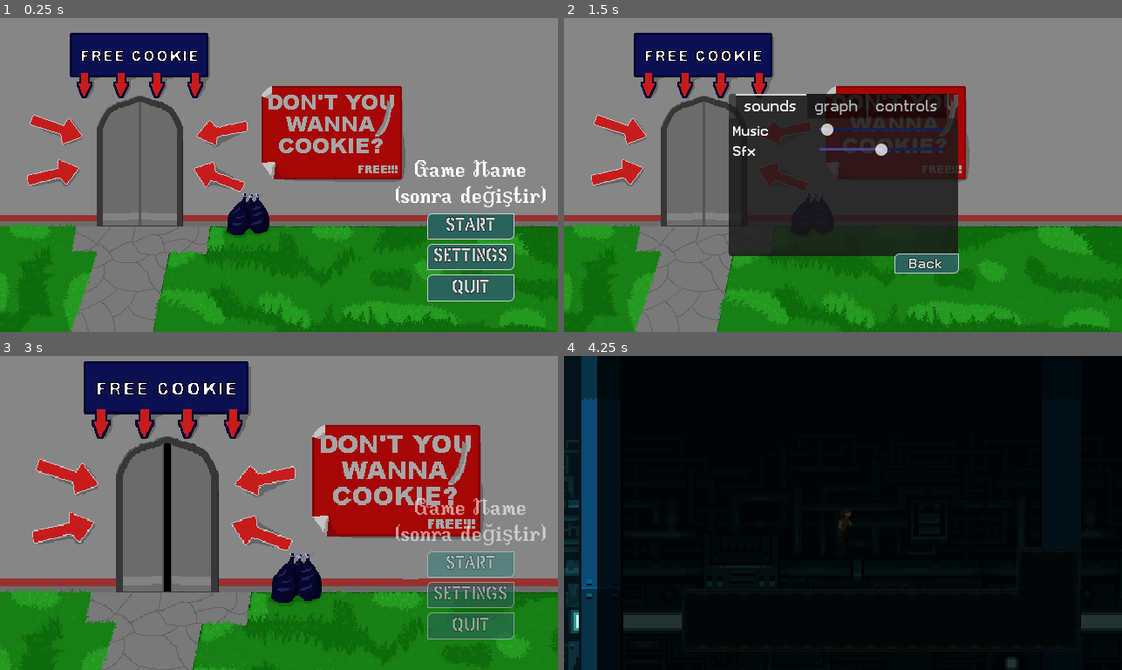
Above: before the commit, frames 1-4 (two rows, left to right).
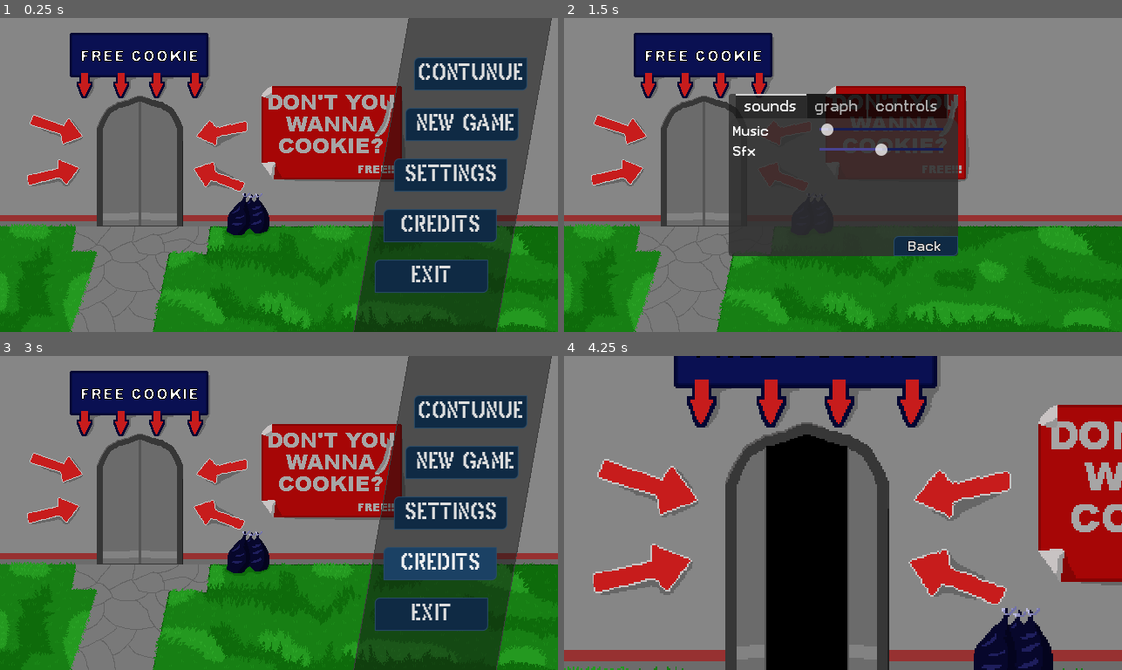
Above: after the commit, the same moments.

Repository: Buraka12/Die-For-Cookie
Game: Godot game, scene res://Scenes/main_menu.tscn
Two runs of this game, one before a commit and one after it. Both use one fixed random seed, a clock stepped at 60 frames per second and the inputs below.
Inputs (mouse positions are in pixels of both pictures, inside the frame that each line leads up to):
- Up to frame 1 (0.25 s): no input
- Up to frame 2 (1.5 s): click (1032, 74) at 0.5 s, where only the run after the commit has a clickable "Contunue"; click "Settings" at 1.25 s
- Up to frame 3 (3 s): click "Back" at 2 s; click (440, 563) at 2.75 s, where only the run after the commit has a clickable "Credits"
- Up to frame 4 (4.25 s): click (1027, 462) at 3.5 s, where only the run after the commit has a clickable "New Game"

The runs differ from the first frame. In frame 1, 26% of the frame differs, in the area x 63-99%, y 0-100%; in frame 2, 1.3%; in frame 3, 57%; in frame 4, 89%, in the area x 0-100%, y 0-100%.

Commit message:
Revamp main menu and pause menu UI structure
Reorganized main menu buttons into a new panel with updated styles, added 'Continue', 'New Game', 'Credits', and 'Exit' buttons, and removed the old 'Buttons&Label' container. Updated signal connections and script methods to match new button names. In pause menu, removed the 'Save' button and related code, and adjusted UI layout for consistency.

Diff:
--- a/Scenes/main_menu.tscn
+++ b/Scenes/main_menu.tscn
@@ -1,9 +1,8 @@
-[gd_scene load_steps=43 format=3 uid="uid://coo2ey1o15ejr"]
+[gd_scene load_steps=51 format=3 uid="uid://coo2ey1o15ejr"]
 
 [ext_resource type="Script" path="res://Scripts/main_menu.gd" id="1_n0q02"]
 [ext_resource type="Texture2D" uid="uid://d124r07tn8xcp" path="res://Assets/MainManuBakcground.png" id="2_p7xvr"]
 [ext_resource type="FontFile" uid="uid://lg7fhp7gjej" path="res://Assets/Fonts/videotype.ttf" id="3_2x58b"]
-[ext_resource type="FontFile" uid="uid://nbm826r7lfx7" path="res://Assets/Fonts/BirchLeaf.ttf" id="3_q57cy"]
 [ext_resource type="FontFile" uid="uid://0tf8qy53t5ie" path="res://Assets/Fonts/PixelArmy.ttf" id="4_hg1ii"]
 [ext_resource type="Script" path="res://Scripts/music.gd" id="4_ya1pm"]
 [ext_resource type="Script" path="res://Scripts/sfx.gd" id="5_rip41"]
@@ -25,38 +24,38 @@
 tracks/1/type = "value"
 tracks/1/imported = false
 tracks/1/enabled = true
-tracks/1/path = NodePath("Buttons&Label:modulate")
+tracks/1/path = NodePath("AnimatedSprite2D:scale")
 tracks/1/interp = 1
 tracks/1/loop_wrap = true
 tracks/1/keys = {
 "times": PackedFloat32Array(0),
 "transitions": PackedFloat32Array(1),
 "update": 0,
-"values": [Color(1, 1, 1, 1)]
+"values": [Vector2(1, 1)]
 }
 tracks/2/type = "value"
 tracks/2/imported = false
 tracks/2/enabled = true
-tracks/2/path = NodePath("AnimatedSprite2D:scale")
+tracks/2/path = NodePath("AnimatedSprite2D:position")
 tracks/2/interp = 1
 tracks/2/loop_wrap = true
 tracks/2/keys = {
 "times": PackedFloat32Array(0),
 "transitions": PackedFloat32Array(1),
 "update": 0,
-"values": [Vector2(1, 1)]
+"values": [Vector2(320, 180)]
 }
 tracks/3/type = "value"
 tracks/3/imported = false
 tracks/3/enabled = true
-tracks/3/path = NodePath("AnimatedSprite2D:position")
+tracks/3/path = NodePath("Buttons:modulate")
 tracks/3/interp = 1
 tracks/3/loop_wrap = true
 tracks/3/keys = {
 "times": PackedFloat32Array(0),
 "transitions": PackedFloat32Array(1),
 "update": 0,
-"values": [Vector2(320, 180)]
+"values": [Color(1, 1, 1, 1)]
 }
 
 [sub_resource type="Animation" id="Animation_uigbl"]
@@ -80,38 +79,38 @@
 tracks/0/type = "value"
 tracks/0/imported = false
 tracks/0/enabled = true
-tracks/0/path = NodePath("Buttons&Label:modulate")
+tracks/0/path = NodePath("AnimatedSprite2D:scale")
 tracks/0/interp = 1
 tracks/0/loop_wrap = true
 tracks/0/keys = {
-"times": PackedFloat32Array(0, 0.4),
-"transitions": PackedFloat32Array(1, 1),
+"times": PackedFloat32Array(0, 0.6, 1.2),
+"transitions": PackedFloat32Array(1, 1, 1),
 "update": 0,
-"values": [Color(1, 1, 1, 1), Color(1, 1, 1, 0)]
+"values": [Vector2(1, 1), Vector2(1.7, 1.7), Vector2(3.5, 3.5)]
 }
 tracks/1/type = "value"
 tracks/1/imported = false
 tracks/1/enabled = true
-tracks/1/path = NodePath("AnimatedSprite2D:scale")
+tracks/1/path = NodePath("AnimatedSprite2D:position")
 tracks/1/interp = 1
 tracks/1/loop_wrap = true
 tracks/1/keys = {
 "times": PackedFloat32Array(0, 0.6, 1.2),
 "transitions": PackedFloat32Array(1, 1, 1),
 "update": 0,
-"values": [Vector2(1, 1), Vector2(1.7, 1.7), Vector2(3.5, 3.5)]
+"values": [Vector2(320, 180), Vector2(544, 254), Vector2(883, 212)]
 }
 tracks/2/type = "value"
 tracks/2/imported = false
 tracks/2/enabled = true
-tracks/2/path = NodePath("AnimatedSprite2D:position")
+tracks/2/path = NodePath("Buttons:modulate")
 tracks/2/interp = 1
 tracks/2/loop_wrap = true
 tracks/2/keys = {
-"times": PackedFloat32Array(0, 0.6, 1.2),
-"transitions": PackedFloat32Array(1, 1, 1),
+"times": PackedFloat32Array(0, 0.3),
+"transitions": PackedFloat32Array(1, 1),
 "update": 0,
-"values": [Vector2(320, 180), Vector2(544, 254), Vector2(883, 212)]
+"values": [Color(1, 1, 1, 1), Color(1, 1, 1, 0)]
 }
 
 [sub_resource type="AnimationLibrary" id="AnimationLibrary_yflxl"]
@@ -254,6 +253,13 @@
 "name": &"opening",
 "speed": 16.0
 }]
+
+[sub_resource type="StyleBoxFlat" id="StyleBoxFlat_d5tnd"]
+bg_color = Color(0.21, 0.21, 0.21, 0.670588)
+corner_radius_top_left = 10
+corner_radius_top_right = 10
+corner_radius_bottom_right = 10
+corner_radius_bottom_left = 10
 
 [sub_resource type="StyleBoxEmpty" id="StyleBoxEmpty_0x5jp"]
 
@@ -298,14 +304,64 @@
 corner_radius_top_left = 5
 corner_radius_bottom_right = 5
 
-[sub_resource type="StyleBoxFlat" id="StyleBoxFlat_vhj80"]
-bg_color = Color(0.163884, 0.388107, 0.362258, 1)
+[sub_resource type="StyleBoxFlat" id="StyleBoxFlat_imc2l"]
+bg_color = Color(0.0579071, 0.164983, 0.265162, 1)
 border_width_left = 1
 border_width_top = 1
 border_width_right = 1
 border_width_bottom = 1
+border_color = Color(0.1599, 0.293287, 0.41, 1)
 corner_radius_top_left = 5
 corner_radius_bottom_right = 5
+
+[sub_resource type="StyleBoxFlat" id="StyleBoxFlat_votjp"]
+bg_color = Color(0.0687982, 0.0687983, 0.0687982, 0.490196)
+border_width_left = 1
+border_width_top = 1
+border_width_right = 1
+border_width_bottom = 1
+border_color = Color(0.244776, 0.244776, 0.244776, 1)
+
+[sub_resource type="StyleBoxEmpty" id="StyleBoxEmpty_m57te"]
+
+[sub_resource type="StyleBoxEmpty" id="StyleBoxEmpty_5gjtv"]
+
+[sub_resource type="StyleBoxFlat" id="StyleBoxFlat_smh1s"]
+bg_color = Color(0.104488, 0.25393, 0.39394, 1)
+border_width_left = 1
+border_width_top = 1
+border_width_right = 1
+border_width_bottom = 1
+border_color = Color(0.1599, 0.293287, 0.41, 1)
+corner_radius_top_left = 5
+corner_radius_bottom_right = 5
+
+[sub_resource type="StyleBoxFlat" id="StyleBoxFlat_ylnfg"]
+bg_color = Color(0.0312974, 0.112433, 0.188798, 1)
+border_width_left = 1
+border_width_top = 1
+border_width_right = 1
+border_width_bottom = 1
+border_color = Color(0.1599, 0.293287, 0.41, 1)
+corner_radius_top_left = 5
+corner_radius_bottom_right = 5
+
+[sub_resource type="StyleBoxFlat" id="StyleBoxFlat_to106"]
+bg_color = Color(0.0579071, 0.164983, 0.265162, 1)
+border_width_left = 1
+border_width_top = 1
+border_width_right = 1
+border_width_bottom = 1
+border_color = Color(0.1599, 0.293287, 0.41, 1)
+corner_radius_top_left = 5
+corner_radius_bottom_right = 5
+
+[sub_resource type="InputEventKey" id="InputEventKey_71u8d"]
+device = -1
+keycode = 4194305
+
+[sub_resource type="Shortcut" id="Shortcut_aqj6g"]
+events = [SubResource("InputEventKey_71u8d")]
 
 [node name="Main_Menu" type="Control"]
 layout_mode = 3
@@ -330,7 +386,6 @@
 animation = &"opening"
 
 [node name="SettingsMenu" type="Panel" parent="."]
-visible = false
 layout_mode = 1
 anchors_preset = 8
 anchor_left = 0.5
@@ -349,6 +404,7 @@
 offset_right = 263.0
 offset_bottom = 186.0
 theme_override_fonts/font = ExtResource("3_2x58b")
+theme_override_styles/panel = SubResource("StyleBoxFlat_d5tnd")
 current_tab = 0
 
 [node name="sounds" type="TabBar" parent="SettingsMenu/Tabs"]
@@ -489,10 +545,10 @@
 
 [node name="Back" type="Button" parent="SettingsMenu"]
 layout_mode = 2
-offset_left = 190.0
-offset_top = 183.0
-offset_right = 264.0
-offset_bottom = 206.0
+offset_left = 188.5
+offset_top = 163.0
+offset_right = 262.5
+offset_bottom = 186.0
 size_flags_horizontal = 4
 size_flags_vertical = 6
 theme_override_constants/outline_size = 2
@@ -501,75 +557,144 @@
 theme_override_styles/focus = SubResource("StyleBoxEmpty_nswc5")
 theme_override_styles/hover = SubResource("StyleBoxFlat_lmhud")
 theme_override_styles/pressed = SubResource("StyleBoxFlat_7qpcv")
-theme_override_styles/normal = SubResource("StyleBoxFlat_vhj80")
+theme_override_styles/normal = SubResource("StyleBoxFlat_imc2l")
 text = "Back
 "
 
-[node name="Buttons&Label" type="MarginContainer" parent="."]
-layout_mode = 0
-offset_left = 444.0
-offset_top = 153.0
-offset_right = 634.0
-offset_bottom = 335.0
-theme_override_constants/margin_left = 10
-theme_override_constants/margin_top = 10
-theme_override_constants/margin_right = 10
-theme_override_constants/margin_bottom = 10
-
-[node name="VBoxContainer" type="VBoxContainer" parent="Buttons&Label"]
-layout_mode = 2
-theme_override_constants/separation = 5
-
-[node name="Game_Name" type="Label" parent="Buttons&Label/VBoxContainer"]
-layout_mode = 2
-theme_override_fonts/font = ExtResource("3_q57cy")
+[node name="Buttons" type="Panel" parent="."]
+layout_mode = 1
+anchors_preset = 15
+anchor_right = 1.0
+anchor_bottom = 1.0
+offset_left = 482.0
+offset_top = -76.0
+offset_right = 4.0
+offset_bottom = 83.0
+grow_horizontal = 2
+grow_vertical = 2
+rotation = 0.174533
+size_flags_horizontal = 4
+size_flags_vertical = 4
+theme_override_styles/panel = SubResource("StyleBoxFlat_votjp")
+
+[node name="MarginContainer" type="MarginContainer" parent="Buttons"]
+layout_mode = 1
+anchors_preset = 8
+anchor_left = 0.5
+anchor_top = 0.5
+anchor_right = 0.5
+anchor_bottom = 0.5
+offset_left = -155.647
+offset_top = -123.358
+offset_right = 96.3526
+offset_bottom = 146.642
+grow_horizontal = 2
+grow_vertical = 2
+rotation = -0.174533
+
+[node name="VBoxContainer" type="VBoxContainer" parent="Buttons/MarginContainer"]
+layout_mode = 2
+size_flags_horizontal = 4
+size_flags_vertical = 4
+theme_override_constants/separation = 20
+
+[node name="HBoxContainer" type="HBoxContainer" parent="Buttons/MarginContainer/VBoxContainer"]
+layout_mode = 2
+
+[node name="VSeparator" type="VSeparator" parent="Buttons/MarginContainer/VBoxContainer/HBoxContainer"]
+layout_mode = 2
+theme_override_constants/separation = 55
+theme_override_styles/separator = SubResource("StyleBoxEmpty_m57te")
+
+[node name="Continue" type="Button" parent="Buttons/MarginContainer/VBoxContainer/HBoxContainer"]
+custom_minimum_size = Vector2(130, 38)
+layout_mode = 2
+theme_override_fonts/font = ExtResource("4_hg1ii")
 theme_override_font_sizes/font_size = 25
-text = "Game Name
-(sonra değiştir)"
-horizontal_alignment = 1
-vertical_alignment = 1
-
-[node name="Start" type="Button" parent="Buttons&Label/VBoxContainer"]
-custom_minimum_size = Vector2(100, 28)
-layout_mode = 2
-size_flags_horizontal = 4
-size_flags_vertical = 3
-theme_override_constants/outline_size = 2
+theme_override_styles/focus = SubResource("StyleBoxEmpty_5gjtv")
+theme_override_styles/hover = SubResource("StyleBoxFlat_smh1s")
+theme_override_styles/pressed = SubResource("StyleBoxFlat_ylnfg")
+theme_override_styles/normal = SubResource("StyleBoxFlat_to106")
+shortcut = SubResource("Shortcut_aqj6g")
+text = "Contunue"
+
+[node name="HBoxContainer2" type="HBoxContainer" parent="Buttons/MarginContainer/VBoxContainer"]
+layout_mode = 2
+
+[node name="VSeparator" type="VSeparator" parent="Buttons/MarginContainer/VBoxContainer/HBoxContainer2"]
+layout_mode = 2
+theme_override_constants/separation = 45
+theme_override_styles/separator = SubResource("StyleBoxEmpty_m57te")
+
+[node name="New Game" type="Button" parent="Buttons/MarginContainer/VBoxContainer/HBoxContainer2"]
+custom_minimum_size = Vector2(130, 38)
+layout_mode = 2
 theme_override_fonts/font = ExtResource("4_hg1ii")
-theme_override_font_sizes/font_size = 20
-theme_override_styles/focus = SubResource("StyleBoxEmpty_nswc5")
-theme_override_styles/hover = SubResource("StyleBoxFlat_lmhud")
-theme_override_styles/pressed = SubResource("StyleBoxFlat_7qpcv")
-theme_override_styles/normal = SubResource("StyleBoxFlat_vhj80")
-text = "Start"
-
-[node name="Settings" type="Button" parent="Buttons&Label/VBoxContainer"]
-custom_minimum_size = Vector2(100, 28)
-layout_mode = 2
-size_flags_horizontal = 4
-size_flags_vertical = 3
-theme_override_constants/outline_size = 2
+theme_override_font_sizes/font_size = 25
+theme_override_styles/focus = SubResource("StyleBoxEmpty_5gjtv")
+theme_override_styles/hover = SubResource("StyleBoxFlat_smh1s")
+theme_override_styles/pressed = SubResource("StyleBoxFlat_ylnfg")
+theme_override_styles/normal = SubResource("StyleBoxFlat_to106")
+text = " New Game
+"
+
+[node name="HBoxContainer3" type="HBoxContainer" parent="Buttons/MarginContainer/VBoxContainer"]
+layout_mode = 2
+
+[node name="VSeparator" type="VSeparator" parent="Buttons/MarginContainer/VBoxContainer/HBoxContainer3"]
+layout_mode = 2
+theme_override_constants/separation = 32
+theme_override_styles/separator = SubResource("StyleBoxEmpty_m57te")
+
+[node name="Settings" type="Button" parent="Buttons/MarginContainer/VBoxContainer/HBoxContainer3"]
+custom_minimum_size = Vector2(130, 38)
+layout_mode = 2
 theme_override_fonts/font = ExtResource("4_hg1ii")
-theme_override_font_sizes/font_size = 20
-theme_override_styles/focus = SubResource("StyleBoxEmpty_nswc5")
-theme_override_styles/hover = SubResource("StyleBoxFlat_lmhud")
-theme_override_styles/pressed = SubResource("StyleBoxFlat_7qpcv")
-theme_override_styles/normal = SubResource("StyleBoxFlat_vhj80")
+theme_override_font_sizes/font_size = 25
+theme_override_styles/focus = SubResource("StyleBoxEmpty_5gjtv")
+theme_override_styles/hover = SubResource("StyleBoxFlat_smh1s")
+theme_override_styles/pressed = SubResource("StyleBoxFlat_ylnfg")
+theme_override_styles/normal = SubResource("StyleBoxFlat_to106")
 text = "Settings"
 
-[node name="Quit" type="Button" parent="Buttons&Label/VBoxContainer"]
-custom_minimum_size = Vector2(100, 28)
-layout_mode = 2
-size_flags_horizontal = 4
-size_flags_vertical = 3
-theme_override_constants/outline_size = 2
+[node name="HBoxContainer5" type="HBoxContainer" parent="Buttons/MarginContainer/VBoxContainer"]
+layout_mode = 2
+
+[node name="VSeparator" type="VSeparator" parent="Buttons/MarginContainer/VBoxContainer/HBoxContainer5"]
+layout_mode = 2
+theme_override_constants/separation = 20
+theme_override_styles/separator = SubResource("StyleBoxEmpty_m57te")
+
+[node name="Credits" type="Button" parent="Buttons/MarginContainer/VBoxContainer/HBoxContainer5"]
+custom_minimum_size = Vector2(130, 38)
+layout_mode = 2
 theme_override_fonts/font = ExtResource("4_hg1ii")
-theme_override_font_sizes/font_size = 20
-theme_override_styles/focus = SubResource("StyleBoxEmpty_nswc5")
-theme_override_styles/hover = SubResource("StyleBoxFlat_lmhud")
-theme_override_styles/pressed = SubResource("StyleBoxFlat_7qpcv")
-theme_override_styles/normal = SubResource("StyleBoxFlat_vhj80")
-text = "Quit"
+theme_override_font_sizes/font_size = 25
+theme_override_styles/focus = SubResource("StyleBoxEmpty_5gjtv")
+theme_override_styles/hover = SubResource("StyleBoxFlat_smh1s")
+theme_override_styles/pressed = SubResource("StyleBoxFlat_ylnfg")
+theme_override_styles/normal = SubResource("StyleBoxFlat_to106")
+text = "Credits
+"
+
+[node name="HBoxContainer4" type="HBoxContainer" parent="Buttons/MarginContainer/VBoxContainer"]
+layout_mode = 2
+
+[node name="VSeparator" type="VSeparator" parent="Buttons/MarginContainer/VBoxContainer/HBoxContainer4"]
+layout_mode = 2
+theme_override_constants/separation = 10
+theme_override_styles/separator = SubResource("StyleBoxEmpty_m57te")
+
+[node name="Exit" type="Button" parent="Buttons/MarginContainer/VBoxContainer/HBoxContainer4"]
+custom_minimum_size = Vector2(130, 38)
+layout_mode = 2
+theme_override_fonts/font = ExtResource("4_hg1ii")
+theme_override_font_sizes/font_size = 25
+theme_override_styles/focus = SubResource("StyleBoxEmpty_5gjtv")
+theme_override_styles/hover = SubResource("StyleBoxFlat_smh1s")
+theme_override_styles/pressed = SubResource("StyleBoxFlat_ylnfg")
+theme_override_styles/normal = SubResource("StyleBoxFlat_to106")
+text = "Exit"
 
 [connection signal="animation_finished" from="AnimationPlayer" to="." method="_on_animation_player_animation_finished"]
 [connection signal="value_changed" from="SettingsMenu/Tabs/sounds/MarginContainer/VBoxContainer/Music_container/Music" to="SettingsMenu/Tabs/sounds/MarginContainer/VBoxContainer/Music_container/Music" method="_on_value_changed"]
@@ -577,6 +702,6 @@
 [connection signal="toggled" from="SettingsMenu/Tabs/graph/MarginContainer/VBoxContainer/Fullscreen/CheckButton" to="." method="_on_check_button_toggled"]
 [connection signal="item_selected" from="SettingsMenu/Tabs/graph/MarginContainer/VBoxContainer/Antialising/OptionButton" to="." method="_on_option_button_item_selected"]
 [connection signal="pressed" from="SettingsMenu/Back" to="." method="_on_back_pressed"]
-[connection signal="pressed" from="Buttons&Label/VBoxContainer/Start" to="." method="_on_start_pressed"]
-[connection signal="pressed" from="Buttons&Label/VBoxContainer/Settings" to="." method="_on_settings_pressed"]
-[connection signal="pressed" from="Buttons&Label/VBoxContainer/Quit" to="." method="_on_quit_pressed"]
+[connection signal="pressed" from="Buttons/MarginContainer/VBoxContainer/HBoxContainer2/New Game" to="." method="_on_new_game_pressed"]
+[connection signal="pressed" from="Buttons/MarginContainer/VBoxContainer/HBoxContainer3/Settings" to="." method="_on_settings_pressed"]
+[connection signal="pressed" from="Buttons/MarginContainer/VBoxContainer/HBoxContainer4/Exit" to="." method="_on_exit_pressed"]
--- a/Scenes/pausemenu.tscn
+++ b/Scenes/pausemenu.tscn
@@ -114,7 +114,7 @@
 
 [node name="VSeparator" type="VSeparator" parent="blur/Panel/MarginContainer/VBoxContainer/HBoxContainer"]
 layout_mode = 2
-theme_override_constants/separation = 55
+theme_override_constants/separation = 45
 theme_override_styles/separator = SubResource("StyleBoxEmpty_yjt46")
 
 [node name="Resume" type="Button" parent="blur/Panel/MarginContainer/VBoxContainer/HBoxContainer"]
@@ -128,25 +128,6 @@
 theme_override_styles/normal = SubResource("StyleBoxFlat_nldp2")
 shortcut = SubResource("Shortcut_8dj7e")
 text = "  Resume  "
-
-[node name="HBoxContainer2" type="HBoxContainer" parent="blur/Panel/MarginContainer/VBoxContainer"]
-layout_mode = 2
-
-[node name="VSeparator" type="VSeparator" parent="blur/Panel/MarginContainer/VBoxContainer/HBoxContainer2"]
-layout_mode = 2
-theme_override_constants/separation = 45
-theme_override_styles/separator = SubResource("StyleBoxEmpty_yjt46")
-
-[node name="save" type="Button" parent="blur/Panel/MarginContainer/VBoxContainer/HBoxContainer2"]
-custom_minimum_size = Vector2(0, 38)
-layout_mode = 2
-theme_override_fonts/font = ExtResource("2_4xr1l")
-theme_override_font_sizes/font_size = 25
-theme_override_styles/focus = SubResource("StyleBoxEmpty_5ko6e")
-theme_override_styles/hover = SubResource("StyleBoxFlat_21plb")
-theme_override_styles/pressed = SubResource("StyleBoxFlat_spkqc")
-theme_override_styles/normal = SubResource("StyleBoxFlat_nldp2")
-text = "    Save    "
 
 [node name="HBoxContainer3" type="HBoxContainer" parent="blur/Panel/MarginContainer/VBoxContainer"]
 layout_mode = 2
--- a/Scripts/main_menu.gd
+++ b/Scripts/main_menu.gd
@@ -9,19 +9,21 @@
 	set_scaling(scaling_default)
 	$SettingsMenu/Tabs/graph/MarginContainer/VBoxContainer/Antialising/OptionButton.selected = scaling_default
 #Buttons
-func _on_start_pressed() -> void:
+func _on_new_game_pressed() -> void:
 	$AnimationPlayer.play("opening")
 	$AnimatedSprite2D.play("opening")
 
+
+
 func _on_settings_pressed() -> void:
-	$"Buttons&Label".visible = false
+	$Buttons.visible = false
 	$SettingsMenu.visible = true
 
 func _on_back_pressed() -> void:
-	$"Buttons&Label".visible = true
+	$Buttons.visible = true
 	$SettingsMenu.visible = false
 
-func _on_quit_pressed() -> void:
+func _on_exit_pressed() -> void:
 	get_tree().quit()
 
 #Playe fade animation
--- a/Scripts/pausemenu.gd
+++ b/Scripts/pausemenu.gd
@@ -1,7 +1,6 @@
 extends CanvasLayer
 
 @onready var resume: Button = $blur/Panel/MarginContainer/VBoxContainer/HBoxContainer/Resume
-@onready var save: Button = $blur/Panel/MarginContainer/VBoxContainer/HBoxContainer2/save
 @onready var settings: Button = $blur/Panel/MarginContainer/VBoxContainer/HBoxContainer3/Settings
 @onready var main_menu: Button = $"blur/Panel/MarginContainer/VBoxContainer/HBoxContainer5/Main Menu"
 @onready var exit: Button = $blur/Panel/MarginContainer/VBoxContainer/HBoxContainer4/Exit
@@ -10,7 +9,6 @@
 func _ready() -> void:
 	$".".visible = false
 	resume.pressed.connect(unpause)
-	#save.pressed.connect()
 	#settings.pressed.connect()
 	main_menu.pressed.connect(returnMainMenu)
 	exit.pressed.connect(get_tree().quit)
